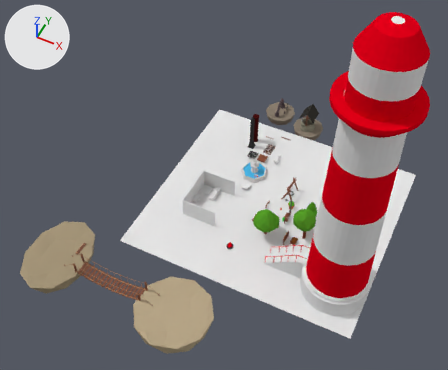
One commit to the Blender file BlenderModels/AssetsMadeByMe.blend: the scene before it, then after it.
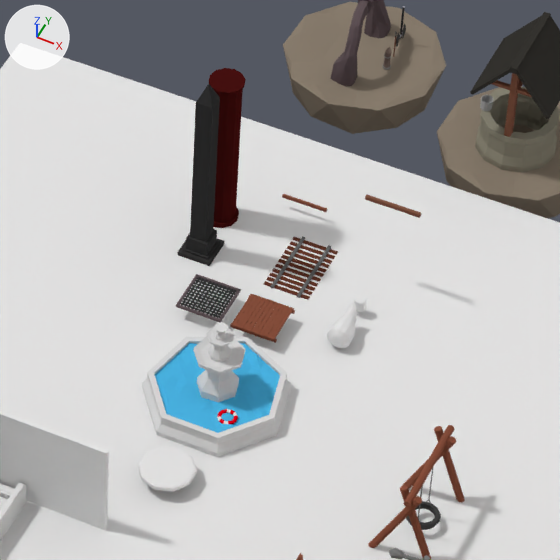
Old and new are each drawn whole from a 50 mm lens placed at (107.9, -314.8, 412.0), pointed at (-29.8, -39.5, 67.8) and again close up on the part from 48% to 70% of the width and 28% to 54% of the height. Lighting does not change. The marker at upper left points along +X, +Y and +Z.

Before the edit, the objects in view are built like this:
```python
ob_icosphere = bpy.data.objects.new('Icosphere', me_icosphere_006)
ob_icosphere.location = (-50.4, 119.1, 3.2)
ob_icosphere.scale = (1.61, 1.61, 4.77)
ob_movingplatform_001 = bpy.data.objects.new('MovingPlatform.001', me_cube_046)
ob_movingplatform_001.location = (-43.8, 82.0, 2.9)
ob_movingplatform_001.rotation_euler = (0.0, 1.571, 0.0)  # degrees (0, 90, 0)
ob_movingplatform_005 = bpy.data.objects.new('MovingPlatform.005', me_cube_063)
ob_movingplatform_005.location = (-39.0, 67.7, 0.1)
ob_movingplatform_005.rotation_euler = (0.0, 1.571, 0.0)  # degrees (0, 90, 0)
ob_movingplatform_005.scale = (0.293, 1.65, 1.0)
ob_movingplatform_008 = bpy.data.objects.new('MovingPlatform.008', me_cube_083)
ob_movingplatform_008.location = (-48.8, 58.0, 2.7)
ob_movingplatform_008.rotation_euler = (1.571, 1.571, 0.0)  # degrees (90, 90, 0)
ob_movingplatform_008.scale = (0.662, 1.0, 1.0)
# also in view: 'Wall1.001' at (-58.1, 7.7, 8.9); 'SwingTop' at (-0.2, 30.8, 6.5); 'FloatPlatformRound' at (-50.3, 126.8, -4.1); 'Cylinder.004' at (-26.2, 61.9, 2.8); 'Cube' at (-55.7, 70.2, 18.5)
```
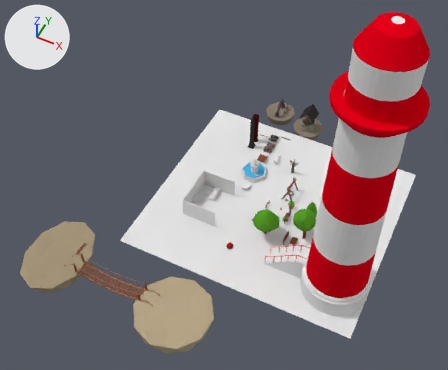
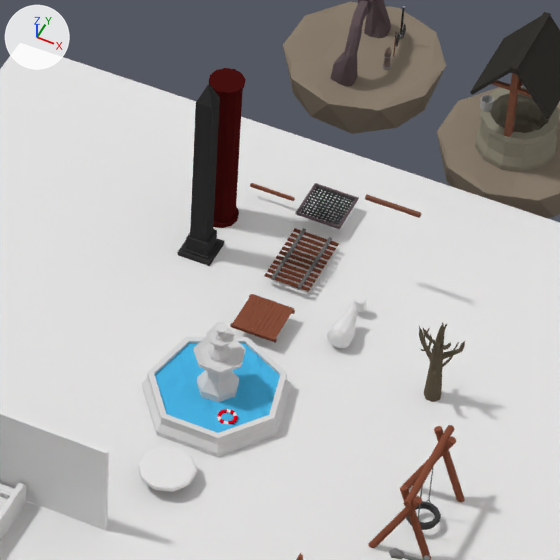
What differs and where, as boxes (x1, y1, x2, y2) in the close-ups (560 x 560 px):
'MovingPlatform.008', moved
    before: (176, 274, 241, 322)
    after: (295, 183, 359, 229)
'MovingPlatform.005', moved
    before: (264, 236, 338, 300)
    after: (264, 228, 339, 292)
'DeadTree', added (brown)
    after: (419, 323, 465, 402)
'MovingPlatform.001', moved
    before: (282, 194, 327, 212)
    after: (250, 183, 295, 201)

What changed in the scene script:
```text
Add mat_deatreematerial:
    mat_deatreematerial = diffuse_material('DeaTreeMaterial')
    mat_deatreematerial.base_color = (0.119, 0.0977, 0.0649)  # brown #615848
Add me_icosphere_024:
    me_icosphere_024.from_pydata(...)  # 427 vertices, 352 faces; spans x -2.6..5.4, y -5.1..5.9, z -12.6..7.1
    me_icosphere_024.materials.append(mat_deatreematerial)  # brown #615848
Change ob_movingplatform_008:
    ob_movingplatform_008.location: (-48.8, 58.0, 2.7) -> (-40.0, 86.6, 2.7)
Change ob_movingplatform_005:
    ob_movingplatform_005.location: (-39.0, 67.7, 0.1) -> (-39.0, 67.7, 2.0)
Change ob_movingplatform_001:
    ob_movingplatform_001.location: (-43.8, 82.0, 2.9) -> (-49.7, 82.0, 2.9)
Add ob_deadtree:
    ob_deadtree = bpy.data.objects.new('DeadTree', me_icosphere_024)
    ob_deadtree.location = (-8.8, 55.6, 11.0)
    ob_deadtree.rotation_euler = (0.156, 0.125, 1.463)  # degrees (8.9, 7.2, 84)
    ob_deadtree.scale = (0.734, 0.733, 0.888)
```
